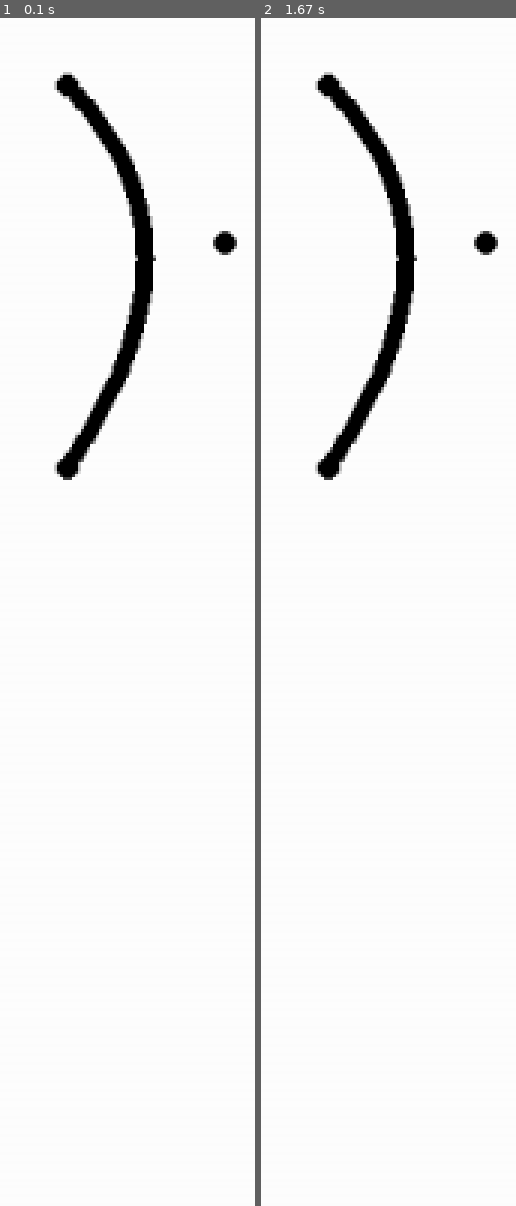
Above: before the commit, frames 1-2 (left to right).
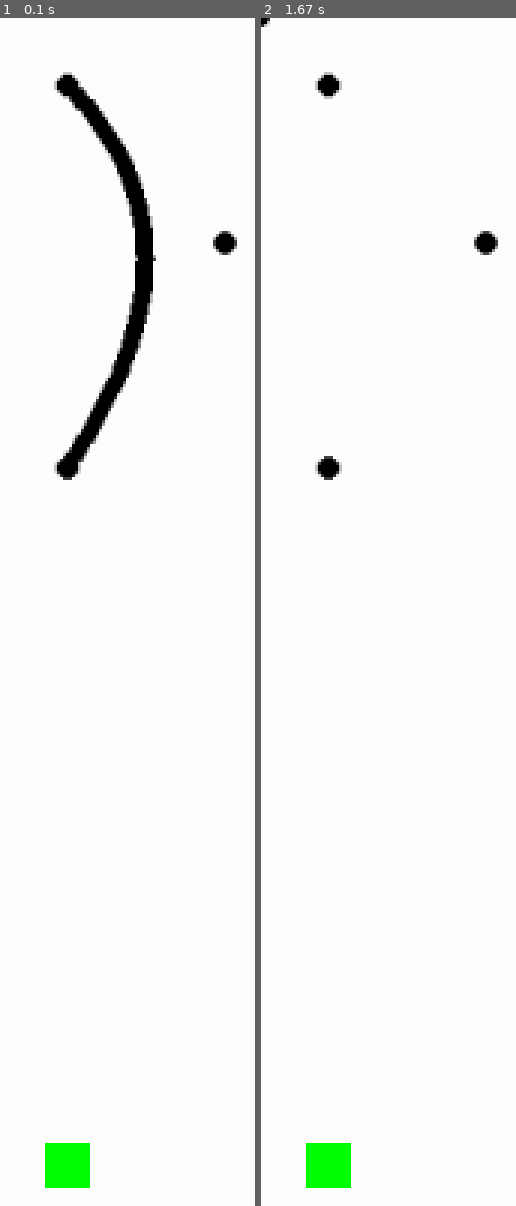
Above: after the commit, the same moments.

Repository: AuslinD/BezierCurves
Game: pygame game, started from RunPyGame.py
The game is run twice, just before and just after one commit, with the same random seed, the same clock (stepped at 60 frames per second) and the same inputs.
Inputs (mouse positions are in pixels of both pictures, inside the frame that each line leads up to):
- Up to frame 1 (0.1 s): no input
- Up to frame 2 (1.67 s): click (327, 1158) at 0.38 s

The runs differ from the first frame. In frame 1, 0.7% of the frame differs, in the area x 17-36%, y 94-99%; in frame 2, 3.3%, in the area x 0-62%, y 0-99%.

Commit message:
added button

Diff:
--- a/RunPyGame.py
+++ b/RunPyGame.py
@@ -11,13 +11,18 @@
 point_count = 0
 points = []
 
+button = pygame.Surface((20, 20))
+button.fill((0, 255, 0))
+
+
+
 def main():
     point_count = 3
     points = [(30, 30), (100, 100), (30, 200)]
     point_selected = -1
     run = True
     while run:
-
+        mouse_pos = pygame.mouse.get_pos()
 
         for event in pygame.event.get():
             if event.type == QUIT:
@@ -27,14 +32,21 @@
                 for i in range(len(points)):
                     if within(pygame.mouse.get_pos(), points[i]) and point_selected == -1:
                         point_selected = i
-                        print("selecting " + str(point_selected))
+                        #print("selecting " + str(point_selected))
                     if point_selected >= 0:
-                        points[point_selected] = pygame.mouse.get_pos()
+                        points[point_selected] = mouse_pos
             elif event.type == pygame.MOUSEBUTTONUP:
                 point_selected = -1;
+                if button.get_rect().collidepoint((mouse_pos[0] - 20, mouse_pos[1] - 500)):
+                    point_count += 1
+
+
             elif event.type == pygame.MOUSEMOTION:
                 if point_selected >= 0:
                     points[point_selected] = pygame.mouse.get_pos()
+
+
+
 
 
 
@@ -61,31 +73,35 @@
             py = 0
 
             for i in range(point_count):
-               t_coeff = i
-               binomial_coeff = math.comb(point_count - 1, i)
-               px += binomial_coeff * points[i][0]*((1-t)**(point_count - 1 - t_coeff))*(t**t_coeff)
-               py += binomial_coeff * points[i][1]*((1-t)**(point_count - 1 - t_coeff))*(t**t_coeff)
+                if point_count != len(points):
+                    break
+                t_coeff = i
+                binomial_coeff = math.comb(point_count - 1, i)
+                px += binomial_coeff * points[i][0]*((1-t)**(point_count - 1 - t_coeff))*(t**t_coeff)
+                py += binomial_coeff * points[i][1]*((1-t)**(point_count - 1 - t_coeff))*(t**t_coeff)
             #px = p0[0]*(1-t)**2 + 2*(1-t)*t*p1[0] + p2[0]*t**2
 
             #py = p0[1]*(1-t)**2 + 2*(1-t)*t*p1[1] + p2[1]*t**2
             pygame.draw.circle(screen, (0, 0, 0), (px, py), 4)
-
+        screen.blit(button, (20, 500))
         pygame.display.update()
     print(run)
 
 
 def update_points():
+    pass
+"""
     if point_count > len(points):
-        points.append((50, 50))
+        points.append((250, 250))
     elif point_count < len(points):
         points.remove(len(points) - 1)
-
+   """
 
 def within(mousePos, circlePos):
     radius = 5
     distance = (int(mousePos[0]) - int(circlePos[0])) ** 2 + (int(mousePos[1]) - int(circlePos[1])) ** 2
     distance = math.sqrt(distance)
-    print(distance < radius)
+    #print(distance < radius)
     return distance < radius
 
 
